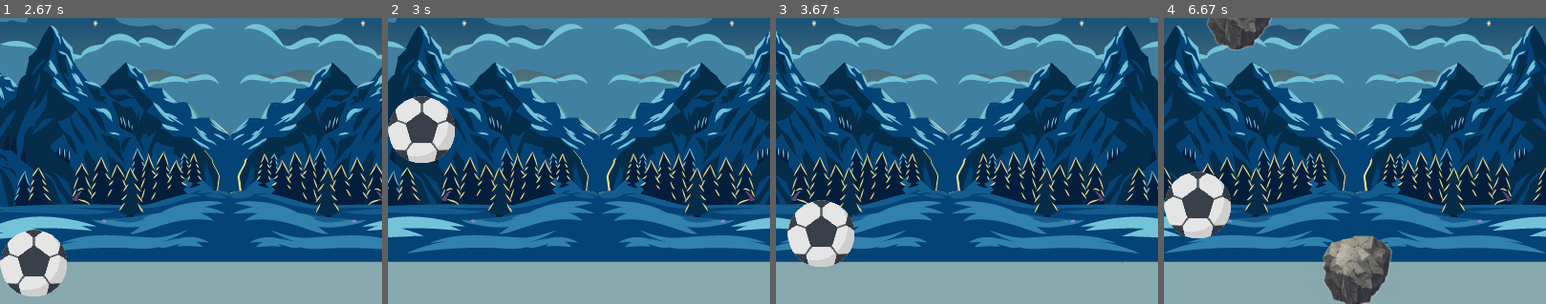
Above: before the commit, frames 1-4 (left to right).
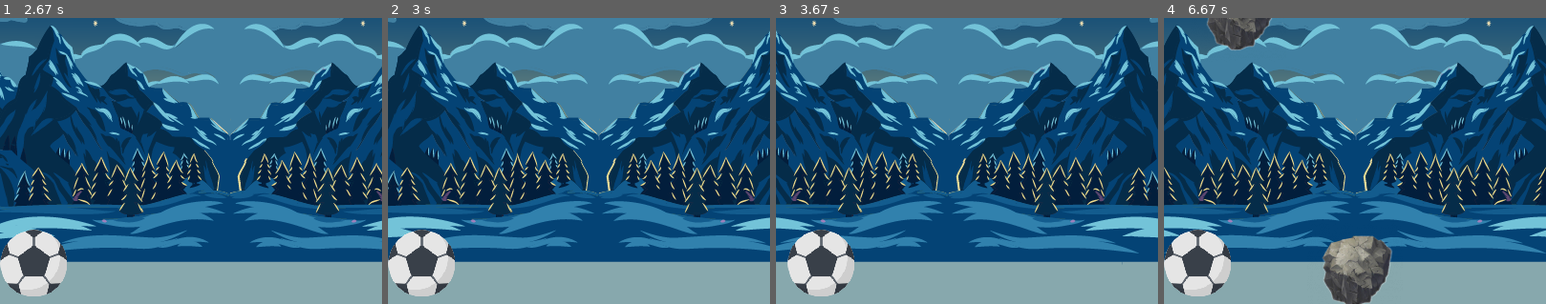
Above: after the commit, the same moments.

Repository: JulianH99/pygame2017
Game: pygame game, started from Mundo/pruebas.py
Same seed, same stepped clock (60 frames per second), same inputs: the game is played once before the commit and once after it.
Inputs:
- Up to frame 1 (2.67 s): hold Right 0.33-0.8 s; hold Up 0.83-1.13 s; hold Right 1.17-1.63 s; hold Left 1.67-2.2 s; hold Left 2.23-2.63 s
- Up to frame 2 (3 s): hold Up from 2.67 s (still down)
- Up to frame 3 (3.67 s): release Up at 3.03 s; hold Right from 3.07 s (still down)
- Up to frame 4 (6.67 s): release Right at 3.7 s; hold Left 3.73-4.2 s; hold Right 4.23-4.7 s; hold Right 5.07-5.53 s; hold Left 5.57-6.1 s; hold Left 6.13-6.53 s; hold Up from 6.57 s (still down)
The pictures show only the part of the screen within x 0-50%, y 24-74%; the shares and areas given below are measured in that part.

Frame 1 is identical in both runs. In frame 2, 6.4% of the frame differs, in the area x 0-18%, y 27-98%; in frame 3, 4.5%; in frame 4, 6.2%.

Commit message:
Optimización en el salto con mejora en el salto doble

Diff:
--- a/Mundo/Bolita/ClaseBolita.py
+++ b/Mundo/Bolita/ClaseBolita.py
@@ -24,6 +24,7 @@
         self.tamanoPlat = tamanoPlat
         self.velocidadVertical = [0, 0]
         self.saltoDoble = False
+        self.saltos = 0
 
 
     #Metodo para el salto de la bolita, incluyendo el doble y el desplazamiento
@@ -31,13 +32,13 @@
         # Algoritmo salto doble
         if self.saltoDoble:
 
-            saltos = 0
-            while saltos <= 1:
-                if tecla == K_UP:
-                 self.velocidadVertical[0] = 0
-                 self.velocidadVertical[1] = -10
-
-                saltos = saltos + 1
+            if self.saltos<1:
+                 if tecla == K_UP:
+                  self.velocidadVertical[0] = 0
+                  self.velocidadVertical[1] = -10
+                  self.saltos = self.saltos + 1
+            if self.rectangulo.centery == self.alto - (self.imagenrect.height / 2) - self.tamanoPlat + 10 - .5:
+                self.saltos = 0
 
             if tecla == K_LEFT:
                 self.rectangulo.centerx -= velocidad
